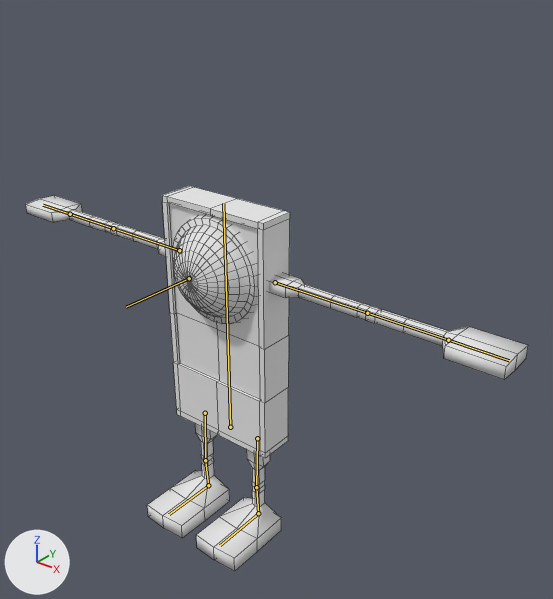
The Blender file Raw Models/Hax-bot6.blend: old version first, new version second.
Before and after are seen from a 50 mm lens placed at (3.69, -3.99, 4.72), pointed at (0.21, 0.36, 2.02). The lights are fixed; the arrows at lower left show +X, +Y and +Z. The bones that bend it are drawn over the model as lines. Mesh edges are drawn as thin lines.

The first picture shows 'Arm.L', 'Arm.R', 'Bot', 'Leg.L', 'Leg.R'.
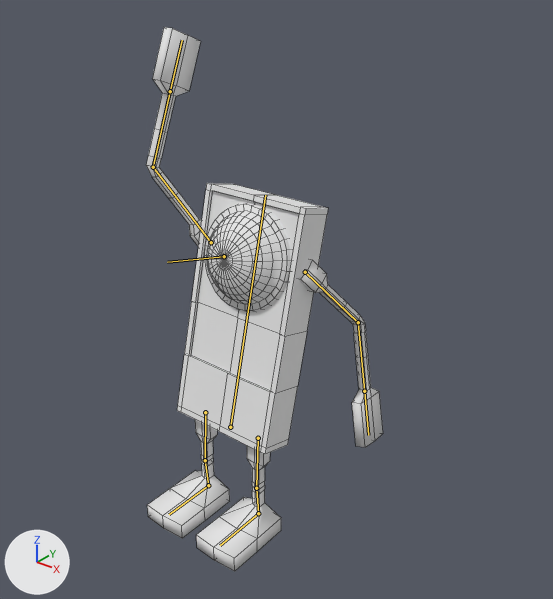
The newer file adds an action. The first version stands in its rest pose; the second is drawn at frame 10 of the action 'Win'.

Diff of the bpy script that builds the scene:
```diff
--- a/Raw Models/Hax-bot6.blend.py
+++ b/Raw Models/Hax-bot6.blend.py
@@ bone_spine @@
 bone_spine = bpy.data.objects['Armature'].pose.bones['Spine']  # child of 'Root'
-bone_spine.rotation_quaternion = (1.0, 0.0, 0.0, 0.0)  # degrees (0, 0, 0)
+bone_spine.rotation_quaternion = (0.992, -0.123, 0.0, 0.0)  # degrees (-14, 0, 0)
@@ bone_uarm_l @@
 bone_uarm_l = bpy.data.objects['Armature'].pose.bones['UArm.L']  # child of 'Spine'
-bone_uarm_l.rotation_quaternion = (1.0, 0.0, 0.0, 0.0)  # degrees (0, 0, 0)
+bone_uarm_l.rotation_quaternion = (0.688, -0.275, 0.378, -0.555)  # degrees (-55, 12, -84)
@@ bone_farm_l @@
 bone_farm_l = bpy.data.objects['Armature'].pose.bones['FArm.L']  # child of 'UArm.L'
-bone_farm_l.rotation_quaternion = (1.0, 0.0, 0.0, 0.0)  # degrees (0, 0, 0)
+bone_farm_l.rotation_quaternion = (0.906, 0.0, -0.145, -0.397)  # degrees (7, -15, -48)
@@ bone_uarm_r @@
 bone_uarm_r = bpy.data.objects['Armature'].pose.bones['UArm.R']  # child of 'Spine'
-bone_uarm_r.rotation_quaternion = (1.0, 0.0, 0.0, 0.0)  # degrees (0, 0, 0)
+bone_uarm_r.rotation_quaternion = (0.341, 0.543, 0.753, 0.15)  # degrees (140, 20, 101)
@@ bone_farm_r @@
 bone_farm_r = bpy.data.objects['Armature'].pose.bones['FArm.R']  # child of 'UArm.R'
-bone_farm_r.rotation_quaternion = (1.0, 0.0, 0.0, 0.0)  # degrees (0, 0, 0)
+bone_farm_r.rotation_quaternion = (0.889, -0.141, 0.14, 0.413)  # degrees (-8, 21, 48)
```

Boxes (x1, y1, x2, y2) around the edits, measured in the pictures (553 x 599 px):
'Bot', posed (18% wider)
    before: (162, 186, 290, 458)
    after: (177, 183, 328, 455)
'Arm.L', posed (67% narrower, 75% taller)
    before: (269, 273, 528, 380)
    after: (299, 259, 383, 447)
'Arm.R', posed
    before: (26, 195, 166, 257)
    after: (146, 27, 202, 246)
bone 'Spine', root to tip
    before: (230, 427) to (223, 203)
    after: (230, 427) to (265, 195)
bone 'UArm.L', root to tip
    before: (275, 282) to (367, 313)
    after: (305, 272) to (358, 322)
bone 'FArm.L', root to tip
    before: (367, 313) to (448, 340)
    after: (358, 322) to (364, 391)
bone 'UArm.R', root to tip
    before: (179, 250) to (113, 228)
    after: (211, 242) to (153, 167)
bone 'FArm.R', root to tip
    before: (113, 228) to (70, 214)
    after: (153, 167) to (170, 91)
